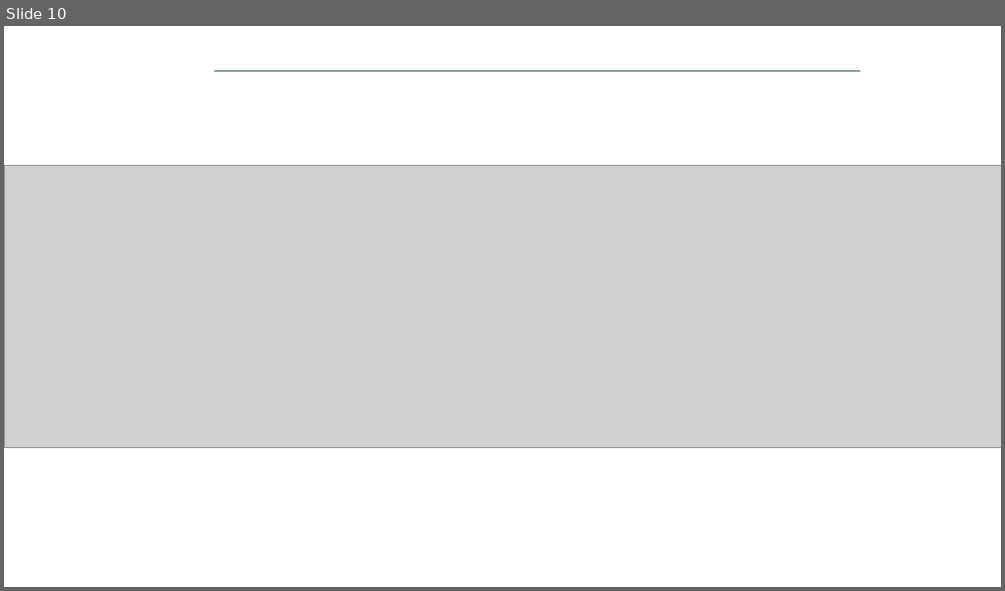
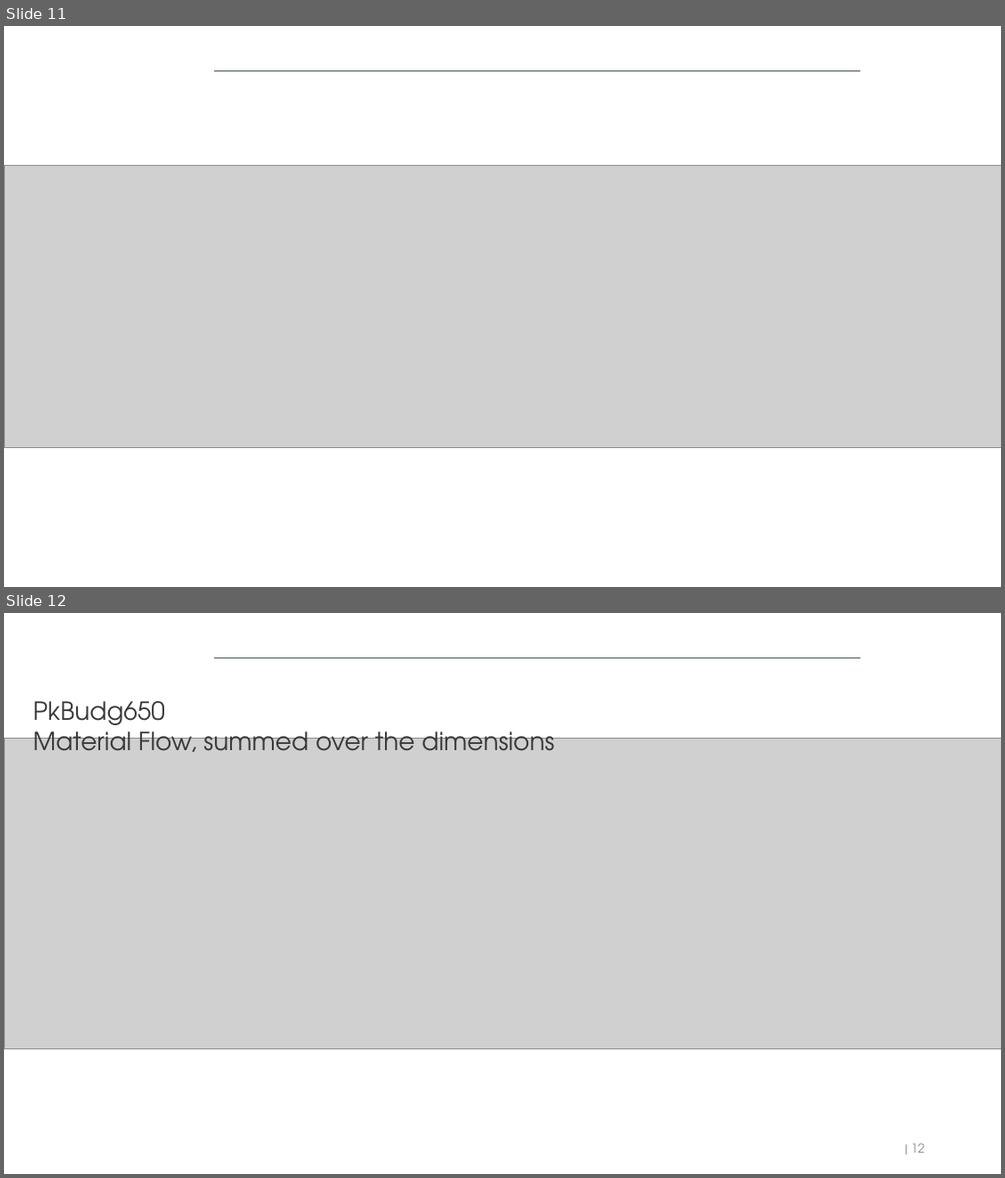
Before and after one commit to isabelapi/PAW_MFA_LCA_2025, a slide deck: presentation/dds_autumn_school_2025_paw_presentation_14-11-2025.pptx. Shown one above the other, each under a label of ours: slide 10 before the commit, slides 11 and 12 after it. The pictures are 1005x591 and 1005x1178 pixels, drawn with LibreOffice and Linux fonts; fonts in the diff are those of the drawing; grey boxes stand for pictures; background and template pictures are left out. Boxes give left, top, right and bottom in pixels: in the first picture for what was removed or moved away, otherwise in the second. Text is boxed around its words. In the diff, an @@ line names an element or a change of style, - is before the commit and + after.

```diff
--- a/presentation/dds_autumn_school_2025_paw_presentation_14-11-2025.pptx
+++ b/presentation/dds_autumn_school_2025_paw_presentation_14-11-2025.pptx
@@ slide 12 added at [4, 613, 1001, 1174], background #FFFFFF; not listed: 1 template element that a slide beside it also shows @@
@@ text added at [33, 701, 554, 752], 24 pt, text #3B3838 @@
+PkBudg650
+Material Flow, summed over the dimensions
@@ picture added at [4, 738, 1001, 1049] @@
@@ page number added at [911, 1143, 925, 1152], 12 pt, text #8C8C8C @@
+| 12
@@ what was slide 10 is now slide 11 @@
```
Also in this commit, not shown: 5 other slides added, 5 slides removed.
